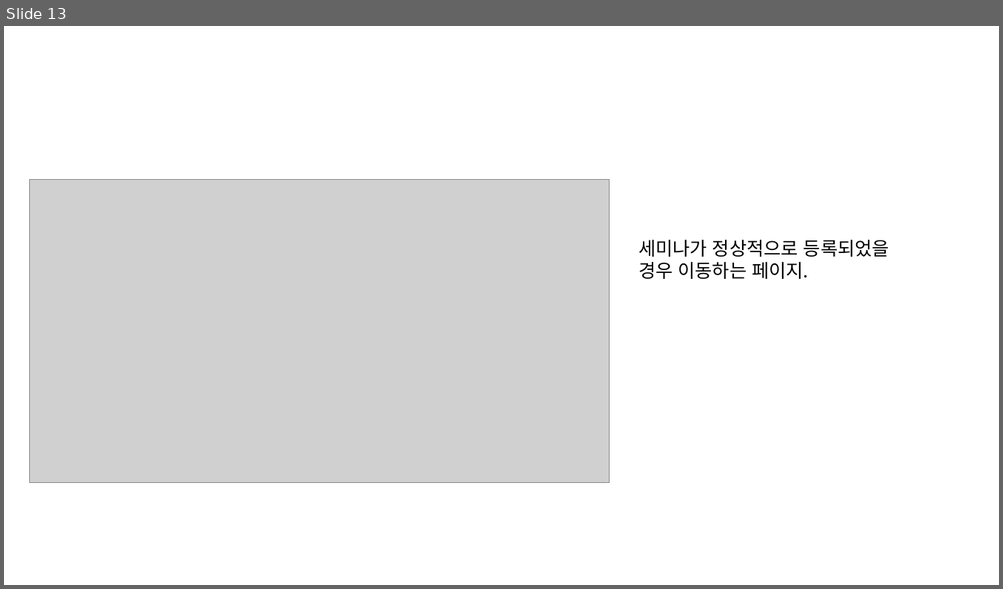
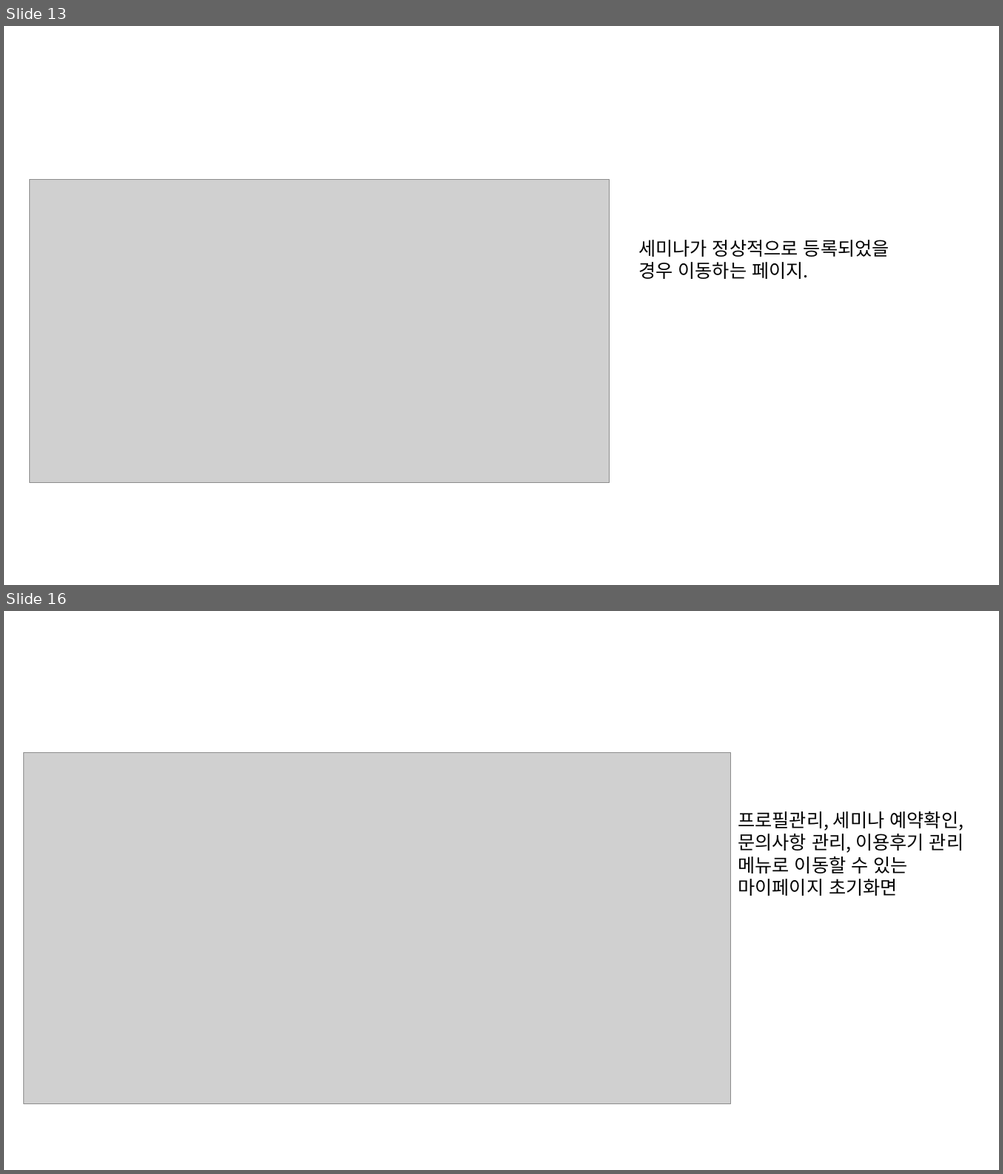
Before and after one commit to ezenteam2/e-Zone, a slide deck: 0 발표용 파워포인트/0424 4차발표/0424 project05 - 파워포인트 - 형준.pptx. Shown one above the other, each under a label of ours: slide 13 before the commit, slides 13 and 16 after it; the slides between them are not shown. The pictures are 1003x589 and 1003x1174 pixels, drawn with LibreOffice and Linux fonts; fonts in the diff are those of the drawing; grey boxes stand for pictures. Boxes give left, top, right and bottom in pixels: in the first picture for what was removed or moved away, otherwise in the second. Text is boxed around its words. In the diff, an @@ line names an element or a change of style, - is before the commit and + after.

```diff
--- a/0 발표용 파워포인트/0424 4차발표/0424 project05 - 파워포인트 - 형준.pptx
+++ b/0 발표용 파워포인트/0424 4차발표/0424 project05 - 파워포인트 - 형준.pptx
@@ slide 16 added at bbox=[4, 611, 999, 1170], background #FFFFFF @@
@@ picture added at bbox=[24, 753, 731, 1104] @@
@@ text added at bbox=[737, 812, 964, 896], 18 pt, text #000000 @@
+프로필관리, 세미나 예약확인, 문의사항 관리, 이용후기 관리 메뉴로 이동할 수 있는 마이페이지 초기화면
```
Also in this commit, not shown: 1 slide changed, 8 other slides added, 1 other file.
